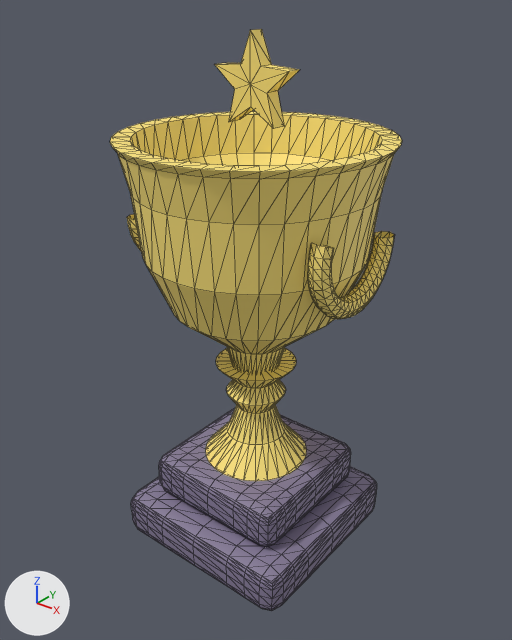
Before and after pictures for a commit that changed the glTF model assets/meshes/Trophy.glb.
Before and after are seen from a 50 mm camera at (5.78, -7.23, 8.2) aimed at (0.02, -0.03, 3.74). Every picture has the same lights, and +X, +Y and +Z are marked at lower left. The older version comes first. Mesh edges are drawn as thin lines.

In view in the first picture: 'Base', 'Cup'.
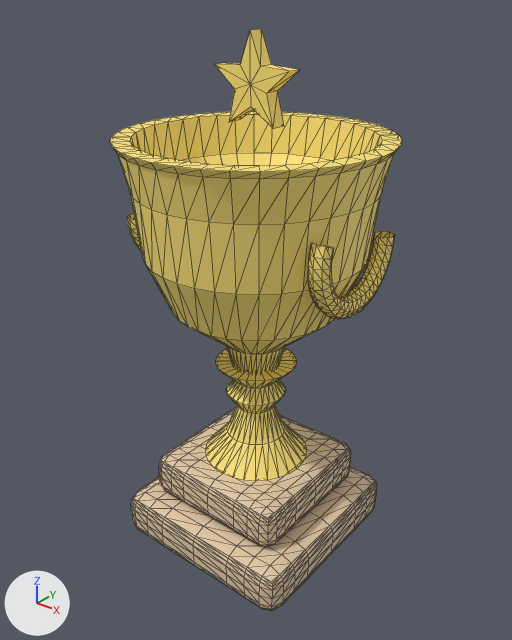
What the commit changed:
Material 'Base' (mat_base) changes colour from greyish purple #857a98 to beige #e3caa8; in linear values from (0.235, 0.196, 0.314) to (0.769, 0.588, 0.392).

Pixel boxes (x1, y1, x2, y2) of what changed, in the pictures (512 x 640 px):
'Base', recoloured (lighter)
    both: (131, 407, 377, 611)
